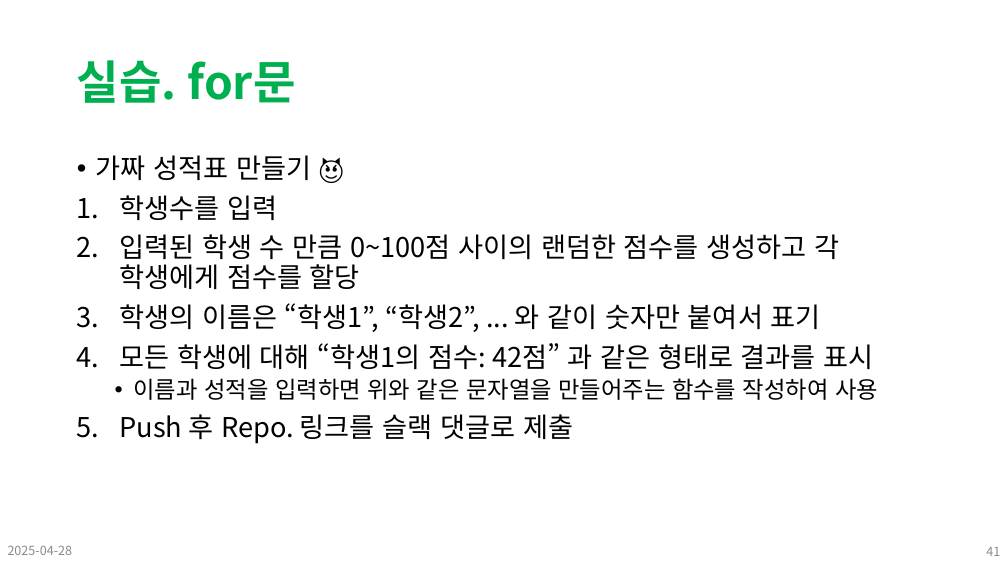
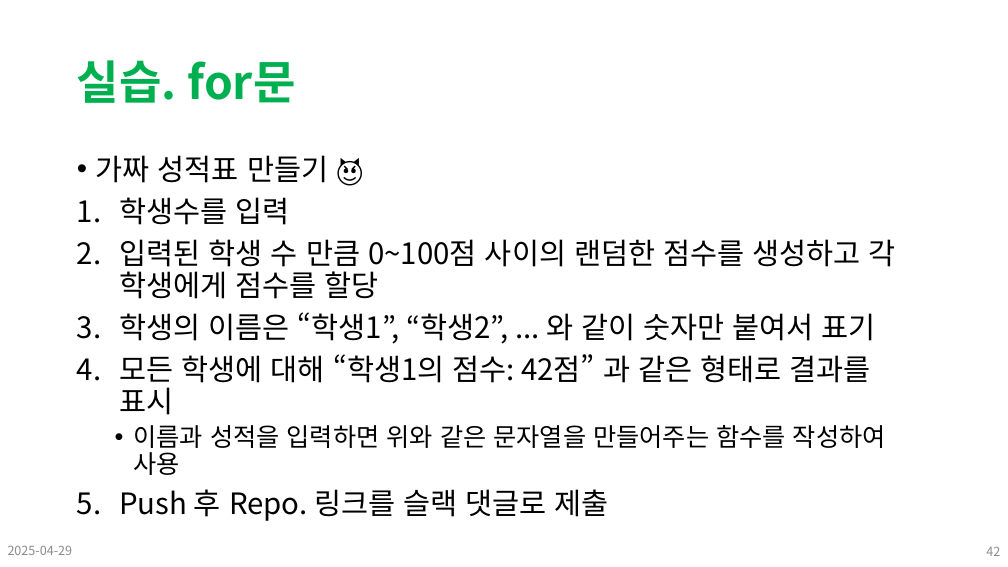
Before and after one commit to Leader-Lesson/KDT_SF_Short_5th, a slide deck: slide 42 of material/09_CSharp_기본문법 (배열, 문자열, 함수, 조건문, 반복문).pptx (slide 41 before the commit). Drawn at 1008x567 pixels with LibreOffice and Linux fonts; fonts in the diff are those of the drawing; background and template pictures are left out. Boxes give left, top, right and bottom in pixels: in the first picture for what was removed or moved away, otherwise in the second. Text is boxed around its words. In the diff, an @@ line names an element or a change of style, - is before the commit and + after.

```diff
--- a/material/09_CSharp_기본문법 (배열, 문자열, 함수, 조건문, 반복문).pptx
+++ b/material/09_CSharp_기본문법 (배열, 문자열, 함수, 조건문, 반복문).pptx
@@ text "가짜 성적표 만들기 😈" at bbox=[96, 155, 896, 521]: size 25.9 to 28 pt in "가짜 성적표 만들기 😈", "학생수를 입력", "입력된 학생 수 만큼 0~100점 사이의 랜덤한 ...", "학생의 이름은 “학생1”, “학생2”, ... 와 같이 ..." and 2 more places; size 22.2 to 24 pt in "이름과 성적을 입력하면 위와 같은 문자열을 만들어주는 ..." @@
@@ page number at bbox=[986, 547, 1000, 556]: text changed @@
-41
+42
```
Also in this commit, not shown: 44 other slides changed, 1 slide added, 42 other files.
